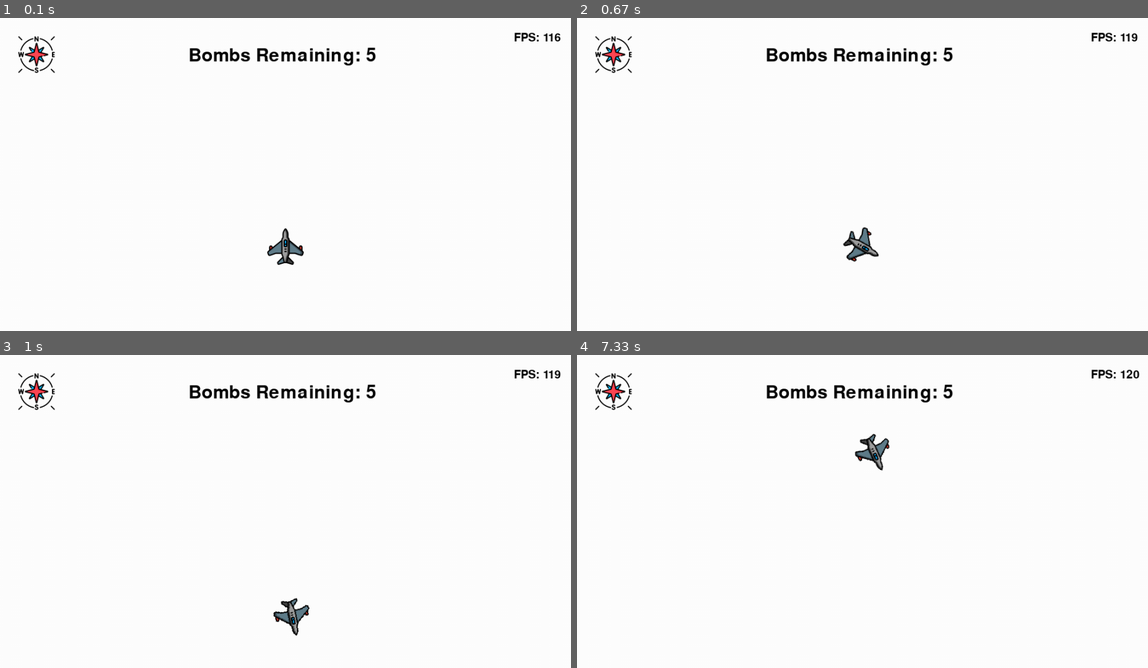
Above: before the commit, frames 1-4 (two rows, left to right).
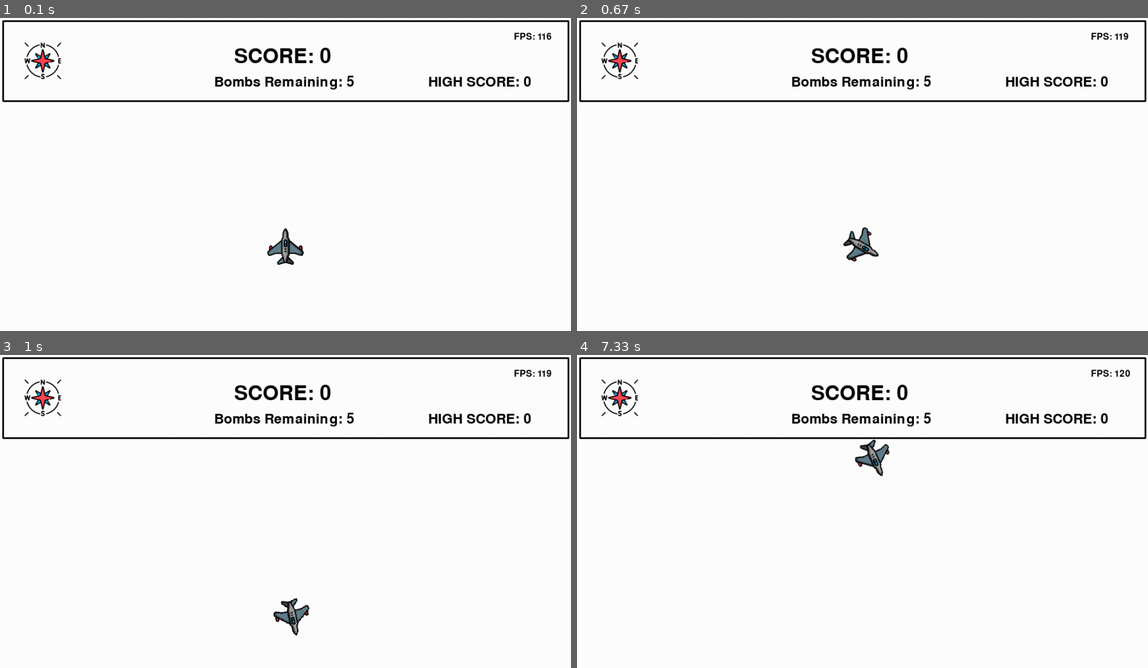
Above: after the commit, the same moments.

Repository: mttarvina/pygame-space-bomber
Game: pygame game, started from daga_revA.py
The game is run twice, just before and just after one commit, with the same random seed, the same clock (stepped at 60 frames per second) and the same inputs.
Inputs:
- Up to frame 1 (0.1 s): no input
- Up to frame 2 (0.67 s): hold Right from 0.33 s (still down)
- Up to frame 3 (1 s): release Right at 0.8 s; hold Up from 0.83 s (still down)
- Up to frame 4 (7.33 s): release Up at 1.13 s; hold Right 1.17-1.63 s; hold Left 1.67-2.2 s; hold Down 2.23-2.53 s; hold Left 2.57-2.97 s; hold Up 3-3.37 s; hold Right 3.4-4.03 s; hold Down 4.07-4.43 s; hold Left 4.47-4.93 s; hold Right 4.97-5.43 s; hold Up 5.47-5.77 s; hold Right 5.8-6.27 s; hold Left 6.3-6.83 s; hold Down 6.87-7.17 s; hold Left from 7.2 s (still down)

The runs differ from the first frame. In frame 1, 4.2% of the frame differs, in the area x 0-100%, y 0-27%; in frame 2, 4.2%; in frame 3, 4.2%; in frame 4, 4.6%, in the area x 0-100%, y 0-39%.

Commit message:
Update1
+ Added Score, HighScore elements in top UI
+ Remaining bomb indicator turns RED when value is 0
+ Limited play area to 1000x650
+ Added exlode() method for bomb object
+ Explode timer and animation is now functional

Diff:
--- a/daga_revA.py
+++ b/daga_revA.py
@@ -1,6 +1,5 @@
 import sys, pygame
 import math
-
 
 pygame.init()
 
@@ -11,67 +10,104 @@
 screenSize = (1000, 800)                                                        # fix this to simplify distance scaling and all other calculations
 screenCenter = [(0.5*screenSize[0]), (0.5*screenSize[1])]                       # locate center of the screen
 
+
+# game globals
 gameClock = pygame.time.Clock()
+gameIsOnStart = False                                                           # set this to false for now
+gameIsActive = True                                                             # set this to True for now
+gameIsOver = False                                                              # set this to False for now
+score = 0
+hiScore = 0
+maxBombs = 5
+bombs = []
+bombIndex = 0
+bombDropped = False
+bombExploded = False
+bombExpired = False
+bombToRemove = None
+bombToExplode = None
+
 
 # create screen
 screen = pygame.display.set_mode(screenSize)
+
 
 # title and icon
 pygame.display.set_caption('Daga: Remote 2D Space Mapping Project')
 icon = pygame.image.load('logo.ico')
 pygame.display.set_icon(icon)
 
-# fps display
-fpsFont = pygame.font.Font('freesansbold.ttf', 20)
-displayFps = True                                                               # set this to True for now
-def renderFps(fpsVal):
+
+# top UI
+fpsFont = pygame.font.Font('freesansbold.ttf', 16)
+bombFont = pygame.font.Font('freesansbold.ttf', 24)
+scoreFont = pygame.font.Font('freesansbold.ttf', 36)
+hiScoreFont = pygame.font.Font('freesansbold.ttf', 24)
+compassImg = pygame.image.load('./assets/compass.png').convert_alpha()
+compassPos = compassImg.get_rect(center=(75, 75))
+uiMargin = [(5,5), (5,145), (995, 145), (995, 5)]
+
+def renderTopUI(fpsVal, bombList, bombLimit):
+    # render margin
+    pygame.draw.polygon(screen, (0,0,0), uiMargin, width=3)
+
+    # render compass
+    screen.blit(compassImg, compassPos)                                         # draw compass
+
+    # render fps
     fpsText = fpsFont.render("FPS: {}".format(int(fpsVal)), True, (0, 0, 0))
     screen.blit(fpsText, (900, 25))
 
-# bomb count display
-bombFont = pygame.font.Font('freesansbold.ttf', 32)
-def renderActiveBombs(bombList, bombLimit):
-    counter = 0
-    for bomb in bombList:
-        if bomb.active:
-            counter += 1
-    bombText = bombFont.render("Bombs Remaining: {}".format(bombLimit - counter), True, (0, 0, 0))
-    screen.blit(bombText, (330, 50))
-
-# compass image
-compassImg = pygame.image.load('./assets/compass.png').convert_alpha()
-compassPos = compassImg.get_rect(center=(64, 64))
+    # render remaining bombs
+    if gameIsActive:
+        counter = 0
+        for bomb in bombList:
+            if bomb.active:
+                counter += 1
+        if counter < bombLimit:
+            bombText = bombFont.render("Bombs Remaining: {}".format(bombLimit - counter), True, (0, 0, 0))
+        else:
+            bombText = bombFont.render("Bombs Remaining: {}".format(bombLimit - counter), True, (255, 0, 0))
+        screen.blit(bombText, (375, 100))
+
+    # render Score
+    scoreText = scoreFont.render("SCORE: {}".format(score), True, (0, 0, 0))
+    screen.blit(scoreText, (410, 50))
+
+    # render High Score
+    hiScoreText = hiScoreFont.render("HIGH SCORE: {}".format(hiScore), True, (0, 0, 0))
+    screen.blit(hiScoreText, (750, 100))
 
 
 # ******************************************************************************
 # --- define a mobot object to display mobot location, movement, and oriention
 class dagaObject:
-    def __init__(self, inputImgPath, inputLoc, inputMoveSpeed, inputRotateSpeed):
-        self.imageRef = pygame.image.load(inputImgPath).convert_alpha()
+    def __init__(self, _loc, _mSpeed, _rSpeed):
+        self.imageRef = pygame.image.load('./assets/dagaPlane.png').convert_alpha()
         self.image = self.imageRef.copy()
-        self.loc = inputLoc
-        self.mSpeed = inputMoveSpeed
-        self.rSpeed = inputRotateSpeed
+        self.loc = _loc
+        self.mSpeed = _mSpeed
+        self.rSpeed = _rSpeed
         self.pos = self.image.get_rect(center=(self.loc[0], self.loc[1]))
         self.angle = 0
-        self.vDir = None
-        self.rDir = None
+        self.hDir = None                                                        # True if FORWARD, False if BACKWARD
+        self.rDir = None                                                        # True if CCW, False if CW
         self.turnFlag = False
         self.moveFlag = False
 
     def turn(self):
-        if self.rDir == 'ccw':
+        if self.rDir == True:
             self.angle += self.rSpeed
-        elif self.rDir == 'cw':
+        elif self.rDir == False:
             self.angle -= self.rSpeed
         self.angle = self.angle % 360
         self.image = pygame.transform.rotate(self.imageRef, self.angle)         # rotate the original image -- to minimize image distortion
         self.pos = self.image.get_rect(center=(self.loc[0], self.loc[1]))       # fix the center location
 
     def move(self):
-        if self.vDir == 'forward':
+        if self.hDir == True:
             angleTemp = self.angle
-        elif self.vDir == 'backward':
+        elif self.hDir == False:
             if self.angle < 180:
                 angleTemp = 180 + self.angle
             else:
@@ -82,14 +118,14 @@
         self.loc[1] = self.loc[1] - deltaY
 
         # check if mobot is already at the edge of the screen, keep it inside the screen
-        if self.loc[0] <= 0:
-            self.loc[0] = 0
-        if self.loc[0] >= screenSize[0]:
-            self.loc[0] = screenSize[0]
-        if self.loc[1] <= 0:
-            self.loc[1] = 0
-        if self.loc[1] >= screenSize[1]:
-            self.loc[1] = screenSize[1]
+        if self.loc[0] <= dagaSize*0.5:
+            self.loc[0] = dagaSize*0.5
+        if self.loc[0] >= screenSize[0] - (dagaSize*0.5):
+            self.loc[0] = screenSize[0] - (dagaSize*0.5)
+        if self.loc[1] <= 150 + dagaSize*0.5:
+            self.loc[1] = 150 + dagaSize*0.5
+        if self.loc[1] >= screenSize[1] - (dagaSize*0.5):
+            self.loc[1] = screenSize[1] - (dagaSize*0.5)
 
         self.pos = self.image.get_rect(center=(self.loc[0], self.loc[1]))
 # *** end of dataObject definition
@@ -100,102 +136,115 @@
     def __init__(self, _index):
         self.imgDropped = pygame.image.load('./assets/bomb_ready.png').convert_alpha()
         self.imgExplode = pygame.image.load('./assets/bomb_exploded.png').convert_alpha()
+        self.imgage = None
         self.pos = None
-        self.timer = 3000
-        self.timerEvent = pygame.USEREVENT + _index
-        pygame.time.set_timer(self.timerEvent , self.timer)
+        self.timerDrop = 3000
+        self.timerDropEvent = pygame.USEREVENT + _index
+        self.timerFire = 1000
+        self.timerFireEvent = pygame.USEREVENT + 10 + _index                    # put a +10 offset so USEREVENTs are unique
         self.active = False
 
     def drop(self, _droppedLoc):
+        self.active = True
+        self.fire = False
+        self.image = self.imgDropped.copy()                                     # use dropped version of the bomb
+        pygame.time.set_timer(self.timerDropEvent , self.timerDrop)             # start the dropped timer here
         self.pos = self.imgDropped.get_rect(center=(_droppedLoc[0], _droppedLoc[1]))
-        screen.blit(self.imgDropped, self.pos)
-        self.active = True
+
+    def explode(self):
+        if self.active:
+            self.active = True
+            self.image = self.imgExplode.copy()                                 # use explode version of the bomb
+            pygame.time.set_timer(self.timerFireEvent , self.timerFire)         # start the explode timer here
+        else:
+            pass
 
     def disappear(self):
         self.active = False
-        self.pos = self.pos.move(5000, 5000)
+        pygame.time.set_timer(self.timerFireEvent , 0)                          # disable drop event timer
+        pygame.time.set_timer(self.timerFireEvent , 0)                          # disable explode event timer
+        #self.pos = self.pos.move(5000, 5000)
 # *** end of bombObject definition
 
 
-mobot = dagaObject('./assets/dagaPlane.png', screenCenter, 3, 3)
-bombIndex = 0
-bombDropped = False
-bombExpired = False
-maxBombs = 5
-bombs = []
-bombToRemove = None
+# create player object
+mobot = dagaObject(screenCenter, 3, 3)
 
 
 # ******************************************************************************
 # --- GAME LOOP
 while True:
-    for wEvent in pygame.event.get():
-        if wEvent.type == pygame.QUIT:
+    for event in pygame.event.get():
+        if event.type == pygame.QUIT:
             sys.exit()
-        if wEvent.type == pygame.KEYDOWN:
-            if wEvent.key == pygame.K_LEFT:
-                mobot.rDir = 'ccw'
+        if event.type == pygame.KEYDOWN:
+            if event.key == pygame.K_LEFT:
+                mobot.rDir = True
                 mobot.turnFlag = True
-            if wEvent.key == pygame.K_RIGHT:
-                mobot.rDir = 'cw'
+            if event.key == pygame.K_RIGHT:
+                mobot.rDir = False
                 mobot.turnFlag = True
-            if wEvent.key == pygame.K_UP:
-                mobot.vDir = 'forward'
+            if event.key == pygame.K_UP:
+                mobot.hDir = True
                 mobot.moveFlag = True
-            if wEvent.key == pygame.K_DOWN:
-                mobot.vDir = 'backward'
+            if event.key == pygame.K_DOWN:
+                mobot.hDir = False
                 mobot.moveFlag = True
-        if wEvent.type == pygame.KEYUP:
-            if wEvent.key == pygame.K_LEFT or wEvent.key == pygame.K_RIGHT:
+            if event.key == pygame.K_SPACE and not bombDropped:
+                bombDropped = True
+        if event.type == pygame.KEYUP:
+            if event.key == pygame.K_LEFT or event.key == pygame.K_RIGHT:
                 mobot.rDir = None
                 mobot.turnFlag = False
-            if wEvent.key == pygame.K_UP or wEvent.key == pygame.K_DOWN:
-                mobot.vDir = None
+            if event.key == pygame.K_UP or event.key == pygame.K_DOWN:
+                mobot.hDir = None
                 mobot.moveFlag = False
-            if wEvent.key == pygame.K_SPACE and not bombDropped:
-                bombDropped = True
+            if event.key == pygame.K_SPACE:
+                bombDropped = False
         for i in range(maxBombs):
-            if wEvent.type == pygame.USEREVENT + i:
+            if event.type == pygame.USEREVENT + i:
+                bombExploded = True
+                bombToExplode = i
+        for i in range(maxBombs):
+            if event.type == pygame.USEREVENT + 10 + i:
                 bombExpired = True
                 bombToRemove = i
 
-
     screen.fill(bgColor)                                                        # draw background
-    if displayFps:                                                              # display fps
-        renderFps(gameClock.get_fps())
-    screen.blit(compassImg, compassPos)                                         # draw compass
-
-    if mobot.turnFlag:
-        mobot.turn()
-    if mobot.moveFlag:
-        mobot.move()
-    screen.blit(mobot.image, mobot.pos)                                         # draw mobot
-
-    if bombExpired:                                                             # remove any bomb that expired
-        bombs[bombToRemove].disappear()
-        bombExpired = False
-    if bombDropped:                                                             # draw any new bomb that was dropped
-        if bombIndex >= maxBombs:
-            bombIndex = 0
-        if len(bombs) >= maxBombs:
-            if bombs[bombIndex].active:
-                pass
+
+    if gameIsActive:
+        if mobot.turnFlag:
+            mobot.turn()
+        if mobot.moveFlag:
+            mobot.move()
+        screen.blit(mobot.image, mobot.pos)                                     # draw mobot
+
+        if bombExploded:                                                        # changed bomb image to exploded version, start explode timer
+            bombs[bombToExplode].explode()
+            bombExploded = False
+        if bombExpired:                                                         # remove any bomb that expired
+            bombs[bombToRemove].disappear()
+            bombExpired = False
+        if bombDropped:                                                         # draw any new bomb that was dropped
+            if bombIndex >= maxBombs:
+                bombIndex = 0
+            if len(bombs) >= maxBombs:
+                if bombs[bombIndex].active:                                     # do not draw bomb if current bomb index is still active
+                    pass
+                else:
+                    bombs[bombIndex].__init__(bombIndex)                        # reinitialize bomb
+                    bombs[bombIndex].drop(mobot.loc)                            # reactivate bomb status, start drop timer, update location
+                    bombIndex += 1
             else:
-                bombs[bombIndex].__init__(bombIndex)
-                bombs[bombIndex].drop(mobot.loc)
+                bombs.append(bombObject(bombIndex))                             # if bomb list is not full
+                bombs[bombIndex].drop(mobot.loc)                                # activate the bomb, start timer, define location
                 bombIndex += 1
-        else:
-            bombs.append(bombObject(bombIndex))
-            bombs[bombIndex].drop(mobot.loc)
-            bombIndex += 1
-        bombDropped = False
-    if bombs:
-        for bomb in bombs:
+            bombDropped = False
+        for bomb in bombs:                                                      # draw only active bombs
             if bomb.active:
-                screen.blit(bomb.imgDropped, bomb.pos)
-
-    renderActiveBombs(bombs, maxBombs)
-
+                screen.blit(bomb.image, bomb.pos)
+
+    renderTopUI(gameClock.get_fps(), bombs, maxBombs)                           # draw all elements of the top UI
     pygame.display.update()
     gameClock.tick(120)                                                         # limit fps to 120
 # *** end of GAME LOOP
